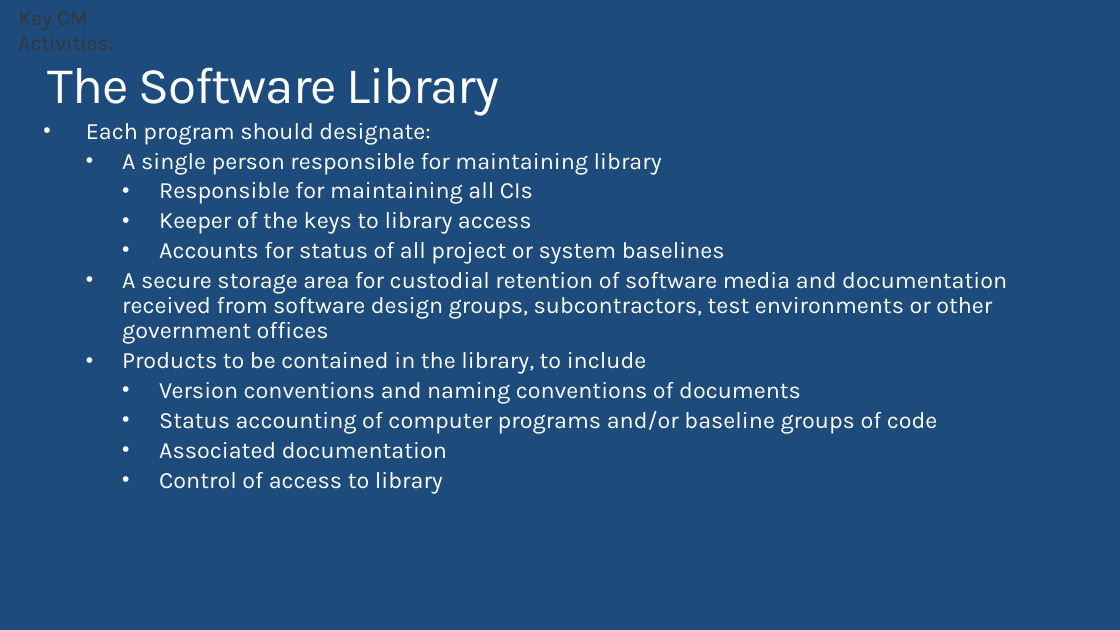
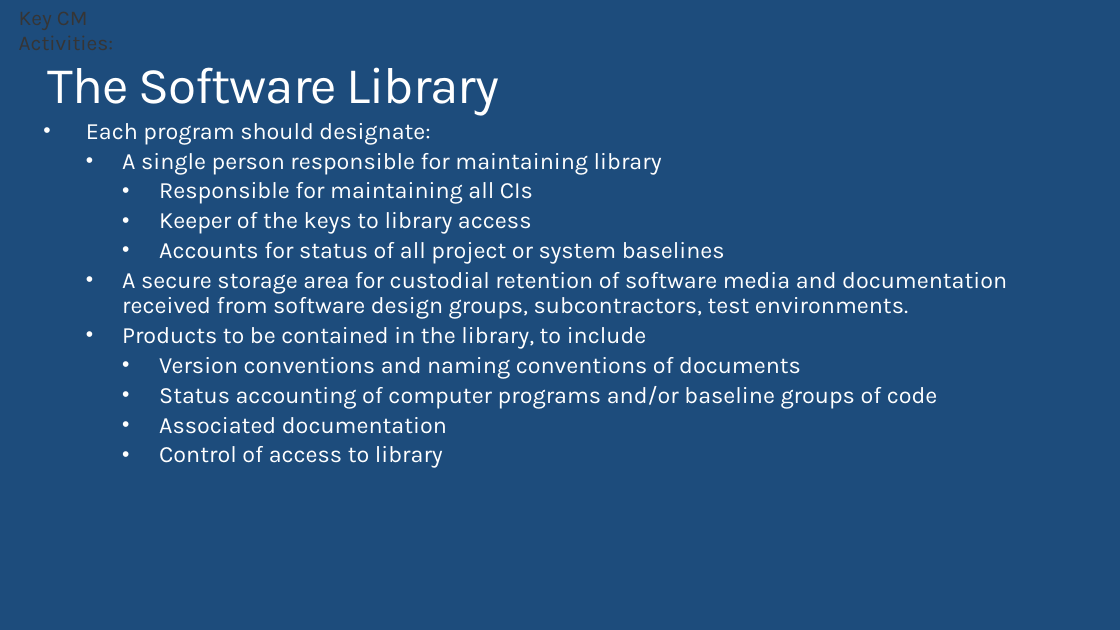
Before and after one commit to daotk/cdkpt, a slide deck: slide 31 of SPQM/Team Assignment/Final/CM_Final_0501.pptx. Drawn at 1120x630 pixels with LibreOffice and Linux fonts; fonts in the diff are those of the drawing. Boxes give left, top, right and bottom in pixels: in the first picture for what was removed or moved away, otherwise in the second. Text is boxed around its words. In the diff, an @@ line names an element or a change of style, - is before the commit and + after.

```diff
--- a/SPQM/Team Assignment/Final/CM_Final_0501.pptx
+++ b/SPQM/Team Assignment/Final/CM_Final_0501.pptx
@@ text at (x1=122, y1=272, x2=1007, y2=319): text changed @@
-  • A secure storage area for custodial retention of software media and documentation received from software design groups, subcontractors, test environments or other government offices
+  • A secure storage area for custodial retention of software media and documentation received from software design groups, subcontractors, test environments.
```
Also in this commit, not shown: 1 slide added.
